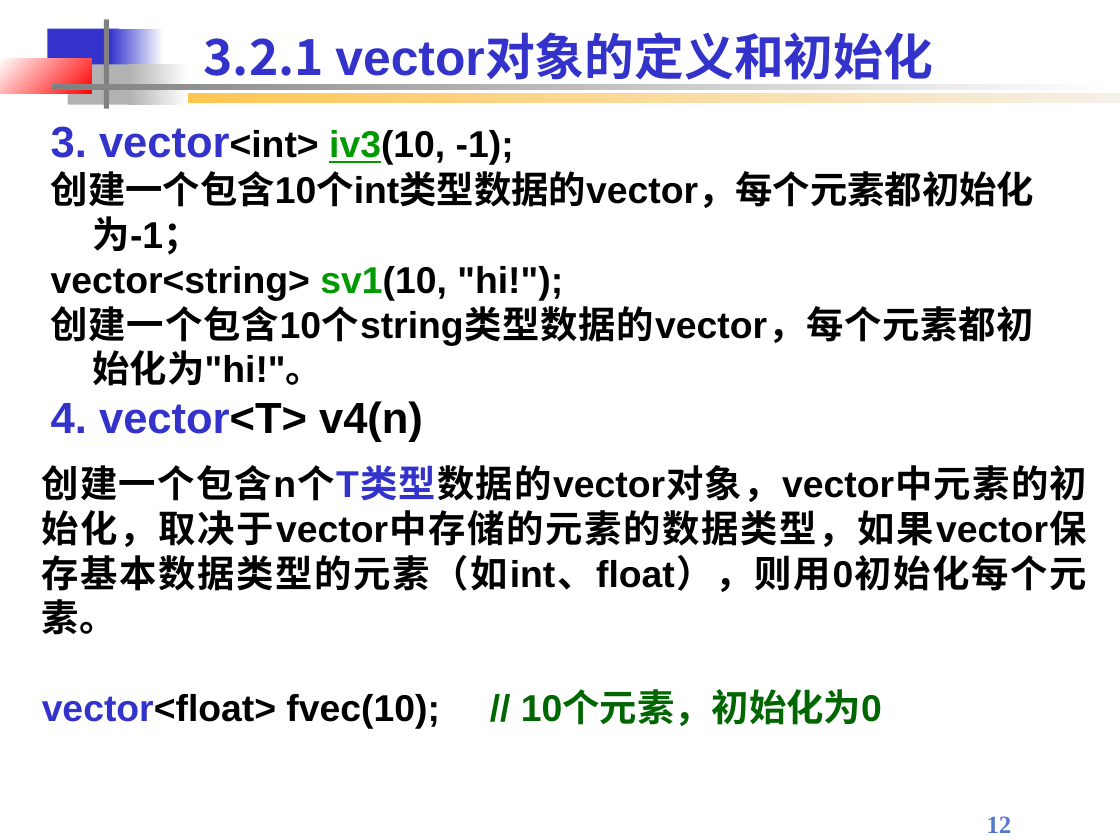
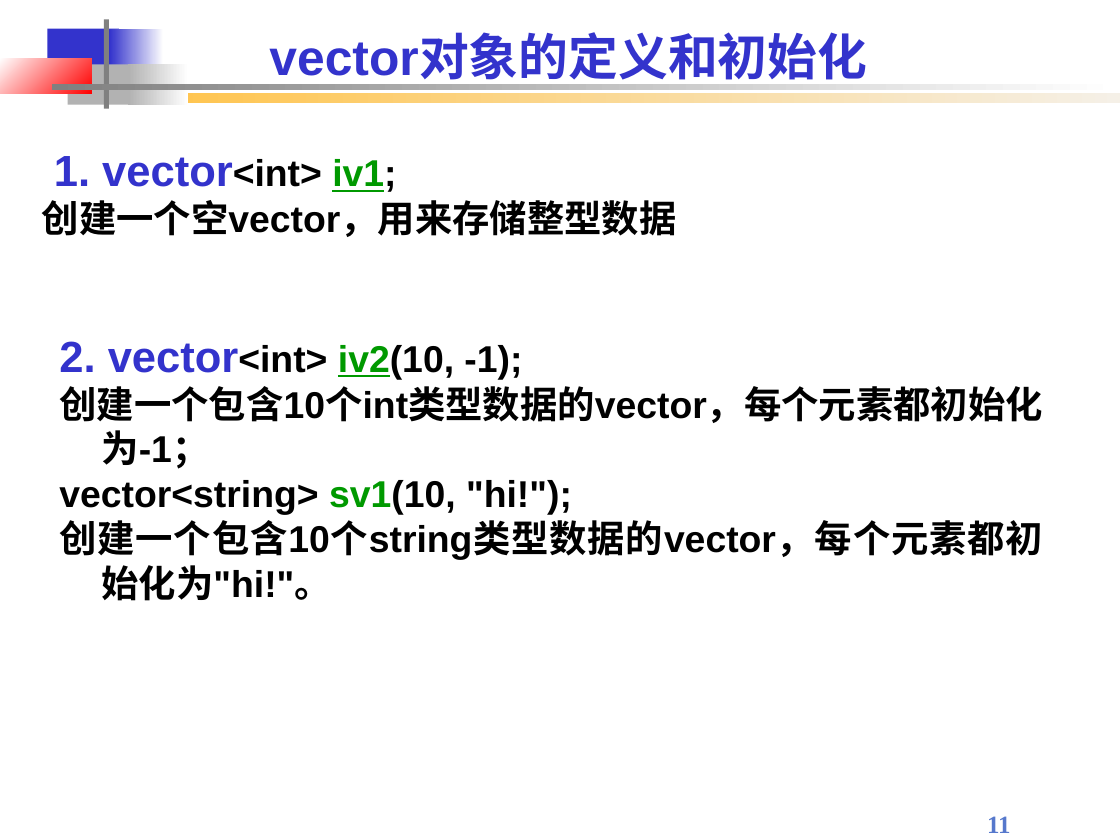
Before and after one commit to Changhe160/Changhe160.github.io, a slide deck: slide 11 of teachingRes/Cplusplus/string and vector.ppt (slide 12 before the commit). Drawn at 1120x840 pixels with LibreOffice and Linux fonts; fonts in the diff are those of the drawing; background and template pictures are left out. Boxes give left, top, right and bottom in pixels: in the first picture for what was removed or moved away, otherwise in the second. Text is boxed around its words. In the diff, an @@ line names an element or a change of style, - is before the commit and + after.

```diff
--- a/teachingRes/Cplusplus/string and vector.ppt
+++ b/teachingRes/Cplusplus/string and vector.ppt
@@ title at [269,36,867,86]: text changed @@
-3.2.1 vector对象的定义和初始化
+vector对象的定义和初始化
@@ text added at [42,156,677,237], 24 pt, text #000000, bold @@
+1. vector<int> iv1;
+创建一个空vector，用来存储整型数据
@@ text "2. vector<int> iv2(10, -1);": place and size @@
-text "2. vector<int> iv2(10, -1);" at [51,126,1034,386]
+text "2. vector<int> iv2(10, -1);" at [59,341,1042,601]
@@ text at [59,341,522,379]: text changed @@
-3. vector<int> iv3(10, -1);
+2. vector<int> iv2(10, -1);
@@ text removed at [51,401,423,442] @@
-4. vector<T> v4(n)
@@ text removed at [42,465,1087,729] @@
-创建一个包含n个T类型数据的vector对象，vector中元素的初始化，取决于vector中存储的元素的数据类型，如果vector保存基本数据类型的元素（如int、float），则用0初始化每个元素。
-vector<float> fvec(10); // 10个元素，初始化为0
@@ page number at [987,816,1010,833]: text changed @@
-12
+11
```
Also in this commit, not shown: 15 other slides changed, 1 other file.
